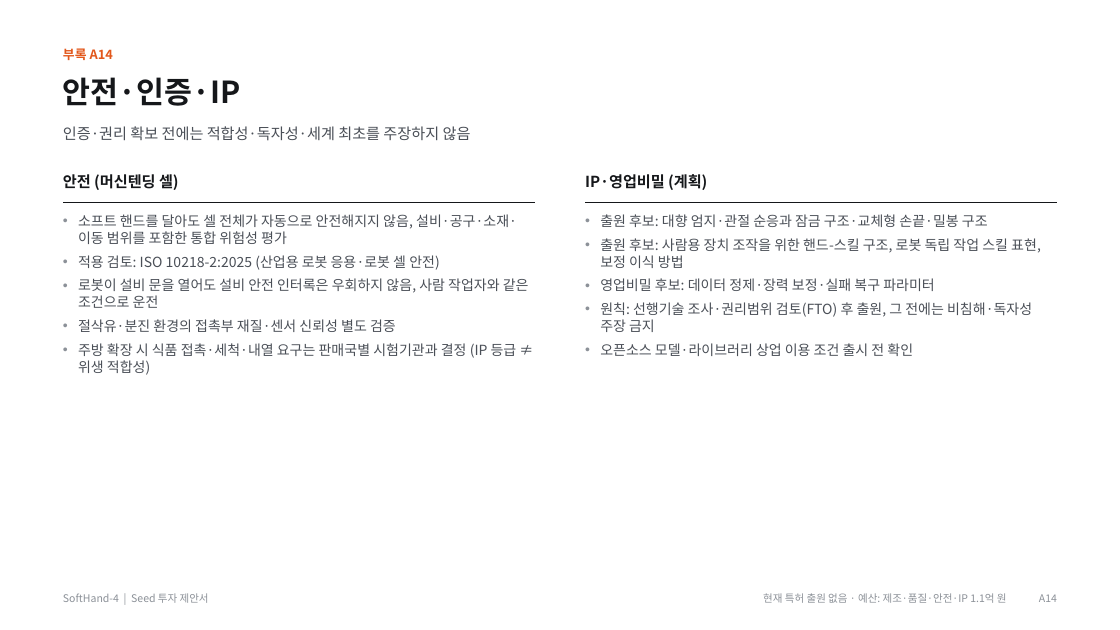
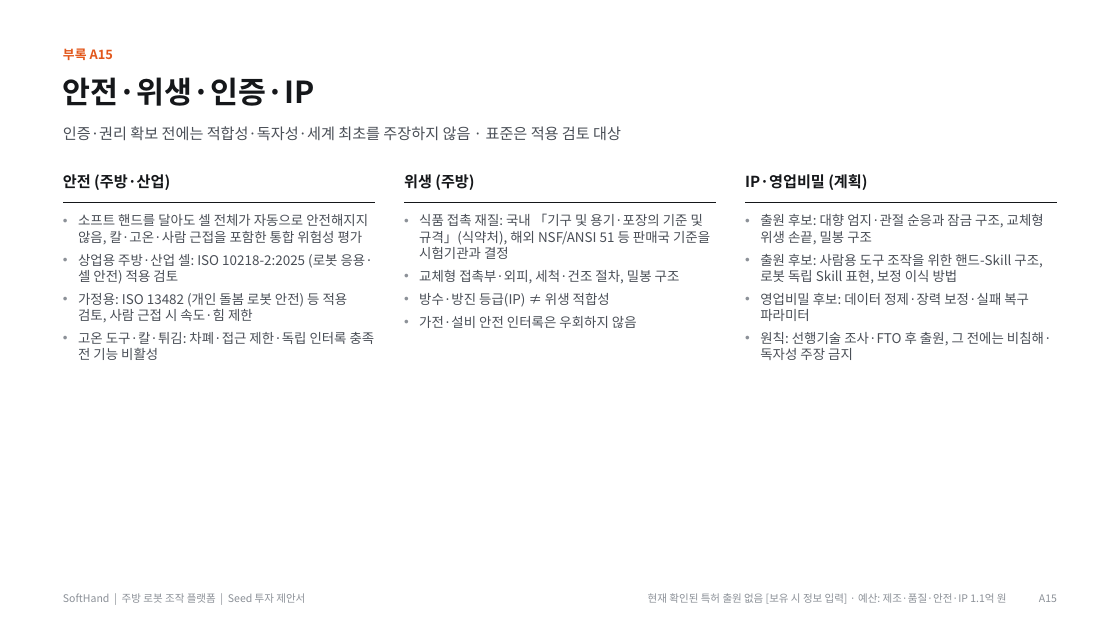
Before and after one commit to kimdonghyun2789-hash/D, a slide deck: slide 30 of SoftHand_Founding_Seed_IR_Deck_Final.pptx (slide 31 before the commit). Drawn at 1120x630 pixels with LibreOffice and Linux fonts; fonts in the diff are those of the drawing. Boxes give left, top, right and bottom in pixels: in the first picture for what was removed or moved away, otherwise in the second. Text is boxed around its words. In the diff, an @@ line names an element or a change of style, - is before the commit and + after.

```diff
--- a/SoftHand_Founding_Seed_IR_Deck_Final.pptx
+++ b/SoftHand_Founding_Seed_IR_Deck_Final.pptx
@@ text at (x1=63, y1=48, x2=113, y2=60): text changed @@
-부록 A14
+부록 A15
@@ text at (x1=63, y1=77, x2=315, y2=106): text changed @@
-안전·인증·IP
+안전·위생·인증·IP
@@ text at (x1=63, y1=126, x2=621, y2=141): text changed @@
-인증·권리 확보 전에는 적합성·독자성·세계 최초를 주장하지 않음
+인증·권리 확보 전에는 적합성·독자성·세계 최초를 주장하지 않음 · 표준은 적용 검토 대상
@@ text removed at (x1=63, y1=174, x2=179, y2=190) @@
-안전 (머신텐딩 셀)
@@ text added at (x1=63, y1=174, x2=170, y2=190), 13 pt, text #15171A, bold @@
+안전 (주방·산업)
@@ text added at (x1=404, y1=174, x2=474, y2=190), 13 pt, text #15171A, bold @@
+위생 (주방)
@@ text "IP·영업비밀 (계획)" moved from (x1=585, y1=174, x2=707, y2=190) to (x1=745, y1=174, x2=867, y2=190) @@
@@ line moved from (63, 202) - (535, 202) to (63, 202) - (375, 202) @@
@@ line added from (404, 202) to (716, 202), #15171A 1 pt @@
@@ line moved from (586, 202) - (1057, 202) to (745, 202) - (1057, 202) @@
@@ text at (x1=78, y1=214, x2=375, y2=360): text changed; size 12 to 11.5 pt @@
-• 소프트 핸드를 달아도 셀 전체가 자동으로 안전해지지 않음, 설비·공구·소재·이동 범위를 포함한 통합 위험성 평가
-• 적용 검토: ISO 10218-2:2025 (산업용 로봇 응용·로봇 셀 안전)
-• 로봇이 설비 문을 열어도 설비 안전 인터록은 우회하지 않음, 사람 작업자와 같은 조건으로 운전
-• 절삭유·분진 환경의 접촉부 재질·센서 신뢰성 별도 검증
-• 주방 확장 시 식품 접촉·세척·내열 요구는 판매국별 시험기관과 결정 (IP 등급 ≠ 위생 적합성)
+• 소프트 핸드를 달아도 셀 전체가 자동으로 안전해지지 않음, 칼·고온·사람 근접을 포함한 통합 위험성 평가
+• 상업용 주방·산업 셀: ISO 10218-2:2025 (로봇 응용·셀 안전) 적용 검토
+• 가정용: ISO 13482 (개인 돌봄 로봇 안전) 등 적용 검토, 사람 근접 시 속도·힘 제한
+• 고온 도구·칼·튀김: 차폐·접근 제한·독립 인터록 충족 전 기능 비활성
@@ text added at (x1=419, y1=213, x2=710, y2=328), 11.5 pt, text #4A4F57 @@
+• 식품 접촉 재질: 국내 「기구 및 용기·포장의 기준 및 규격」(식약처), 해외 NSF/ANSI 51 등 판매국 기준을 시험기관과 결정
+• 교체형 접촉부·외피, 세척·건조 절차, 밀봉 구조
+• 방수·방진 등급(IP) ≠ 위생 적합성
+• 가전·설비 안전 인터록은 우회하지 않음
@@ text "출원 후보: 대향 엄지·관절 순응과 ..." moved from (x1=600, y1=214, x2=1041, y2=356) to (x1=760, y1=214, x2=1052, y2=360) @@
@@ text at (x1=760, y1=214, x2=1044, y2=284): text changed; size 12 to 11.5 pt @@
-• 출원 후보: 대향 엄지·관절 순응과 잠금 구조·교체형 손끝·밀봉 구조
-• 출원 후보: 사람용 장치 조작을 위한 핸드-스킬 구조, 로봇 독립 작업 스킬 표현, 보정 이식 방법
+• 출원 후보: 대향 엄지·관절 순응과 잠금 구조, 교체형 위생 손끝, 밀봉 구조
+• 출원 후보: 사람용 도구 조작을 위한 핸드-Skill 구조, 로봇 독립 Skill 표현, 보정 이식 방법
@@ text at (x1=760, y1=293, x2=1029, y2=321): size 12 to 11.5 pt in "영업비밀 후보: 데이터 정제·장력 보정·실패 복구 파라미터" @@
@@ text at (x1=760, y1=332, x2=1052, y2=360): text changed; size 12 to 11.5 pt @@
-• 원칙: 선행기술 조사·권리범위 검토(FTO) 후 출원, 그 전에는 비침해·독자성 주장 금지
-• 오픈소스 모델·라이브러리 상업 이용 조건 출시 전 확인
+• 원칙: 선행기술 조사·FTO 후 출원, 그 전에는 비침해·독자성 주장 금지
@@ text at (x1=63, y1=593, x2=305, y2=603): text changed @@
-SoftHand-4 | Seed 투자 제안서
+SoftHand | 주방 로봇 조작 플랫폼 | Seed 투자 제안서
@@ text at (x1=648, y1=593, x2=1007, y2=604): text changed @@
-현재 특허 출원 없음 · 예산: 제조·품질·안전·IP 1.1억 원
+현재 확인된 특허 출원 없음 [보유 시 정보 입력] · 예산: 제조·품질·안전·IP 1.1억 원
@@ text at (x1=1039, y1=594, x2=1057, y2=602): text changed @@
-A14
+A15
```
Also in this commit, not shown: 16 other slides changed, 15 slides added, 16 slides removed, 31 other files.
